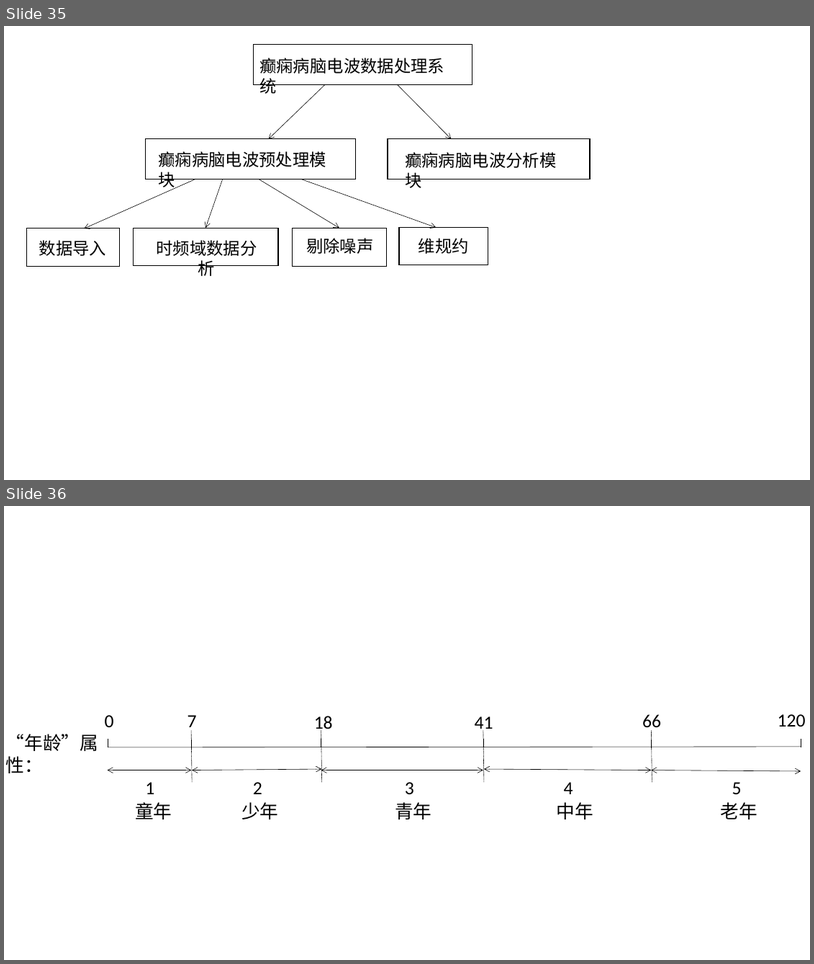
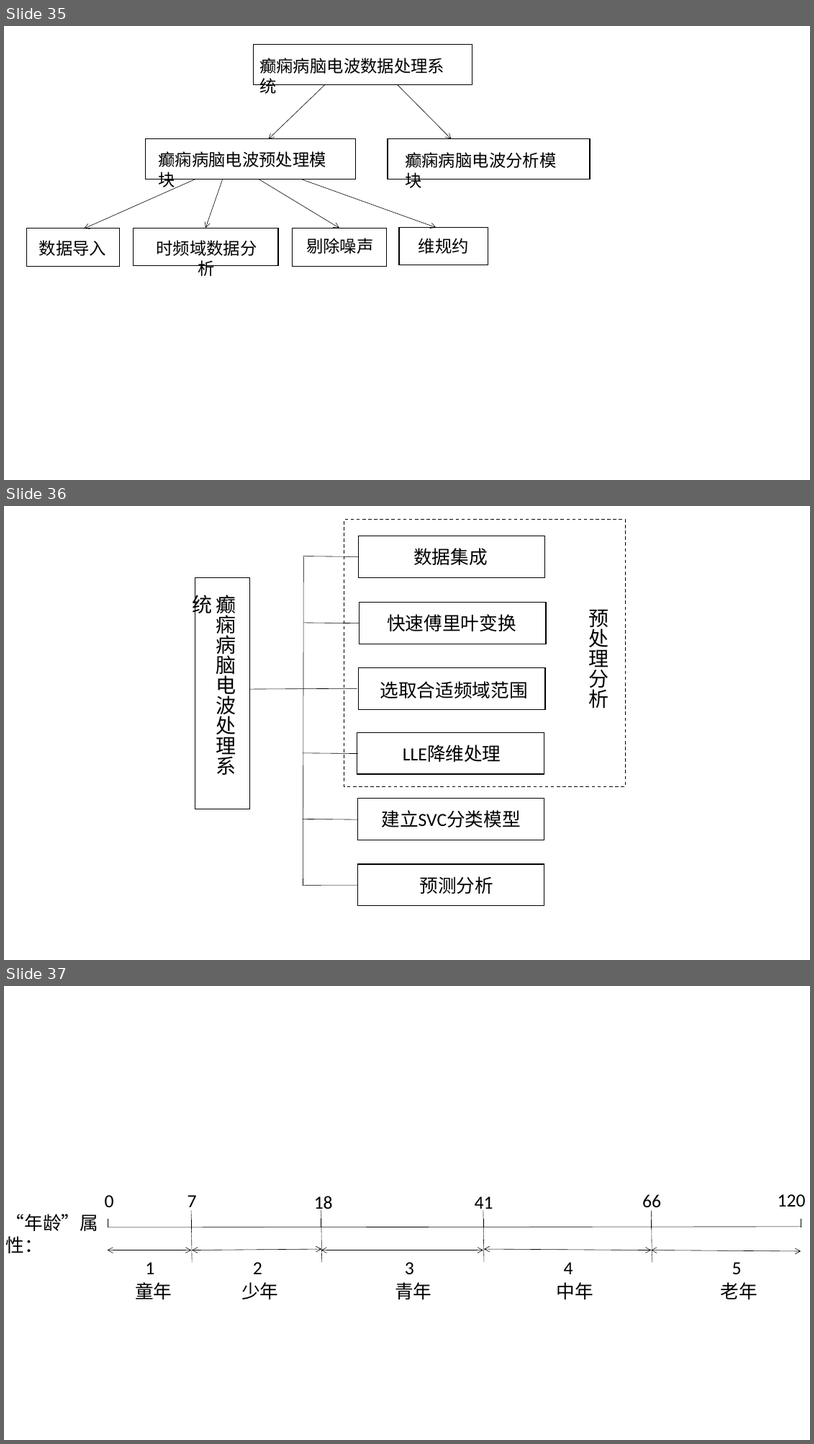
Before and after one commit to shinne/graduation, a slide deck: 毕设论文相关/我的相关/ppt/allPPT.pptx. Shown one above the other, each under a label of ours: slides 35 and 36 before the commit, slides 35, 36 and 37 after it. The pictures are 814x964 and 814x1444 pixels, drawn with LibreOffice and Linux fonts; fonts in the diff are those of the drawing. Boxes give left, top, right and bottom in pixels: in the first picture for what was removed or moved away, otherwise in the second. Text is boxed around its words. In the diff, an @@ line names an element or a change of style, - is before the commit and + after.

```diff
--- a/毕设论文相关/我的相关/ppt/allPPT.pptx
+++ b/毕设论文相关/我的相关/ppt/allPPT.pptx
@@ slide 36 added at <box>4,506,810,960</box>, background #FFFFFF @@
@@ rectangle added at <box>344,519,625,786</box>, outline #000000 1 pt dashed @@
@@ rectangle added at <box>358,536,545,577</box>, outline #000000 1 pt @@
@@ text added at <box>414,548,488,565</box>, 22 pt, text #000000 @@
+数据集成
@@ line added from (304, 557) to (304, 886), #000000 0.5 pt @@
@@ line added from (304, 556) to (359, 557), #000000 0.5 pt @@
@@ rectangle added at <box>196,577,250,808</box>, outline #000000 1 pt @@
@@ text added at <box>216,595,237,775</box>, 24 pt, text #000000 @@
+癫痫病脑电波处理系统
@@ rectangle added at <box>359,602,546,644</box>, outline #000000 1 pt @@
@@ text added at <box>589,609,609,708</box>, 24 pt, text #000000 @@
+预处理分析
@@ line added from (304, 623) to (360, 623), #000000 0.5 pt @@
@@ text added at <box>387,614,516,631</box>, 22 pt, text #000000 @@
+快速傅里叶变换
@@ rectangle added at <box>358,668,545,710</box>, outline #000000 1 pt @@
@@ line added from (250, 689) to (358, 688), #000000 0.5 pt @@
@@ text added at <box>381,681,528,698</box>, 22 pt, text #000000 @@
+选取合适频域范围
@@ rectangle added at <box>358,732,544,774</box>, outline #000000 1 pt @@
@@ line added from (303, 753) to (358, 754), #000000 0.5 pt @@
@@ text added at <box>403,745,502,762</box>, 22 pt, text #000000 @@
+LLE降维处理
@@ rectangle added at <box>358,798,545,840</box>, outline #000000 1 pt @@
@@ line added from (303, 818) to (358, 819), #000000 0.5 pt @@
@@ text added at <box>381,810,520,827</box>, 22 pt, text #000000 @@
+建立SVC分类模型
@@ rectangle added at <box>358,864,545,906</box>, outline #000000 1 pt @@
@@ line added from (304, 885) to (358, 885), #000000 0.5 pt @@
@@ text added at <box>420,876,494,893</box>, 22 pt, text #000000 @@
+预测分析
@@ what was slide 36 is now slide 37 @@
```
Also in this commit, not shown: 1 other slide added, 1 slide removed, 7 other files.
